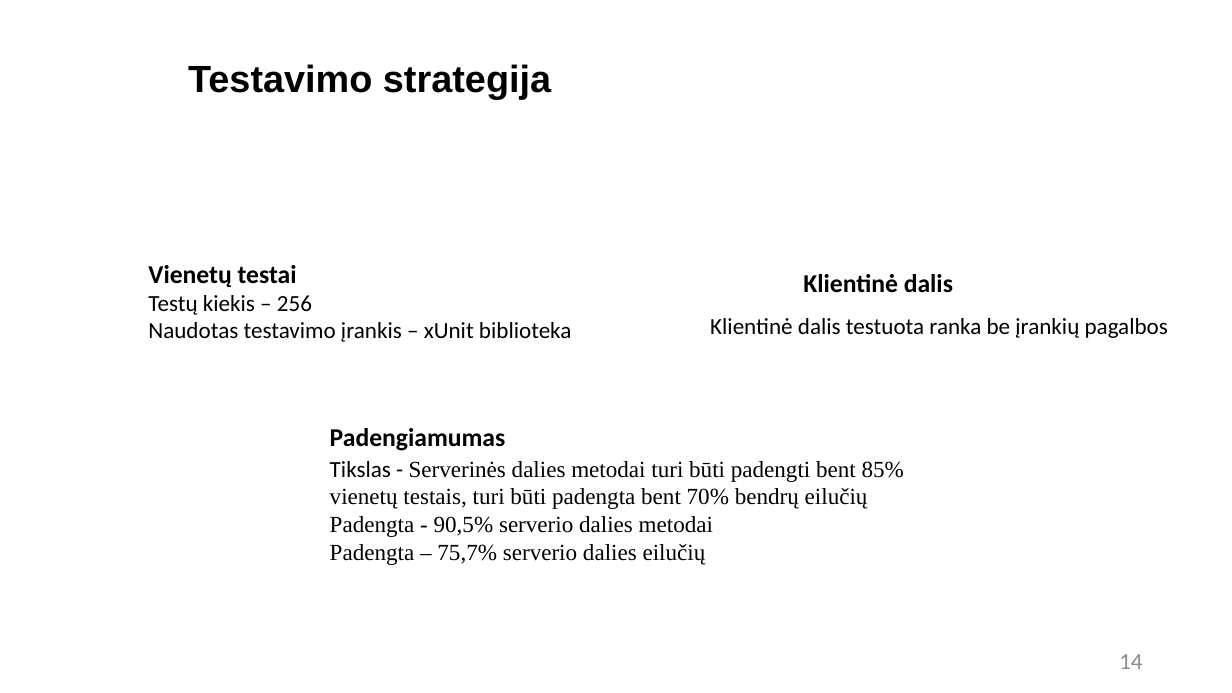
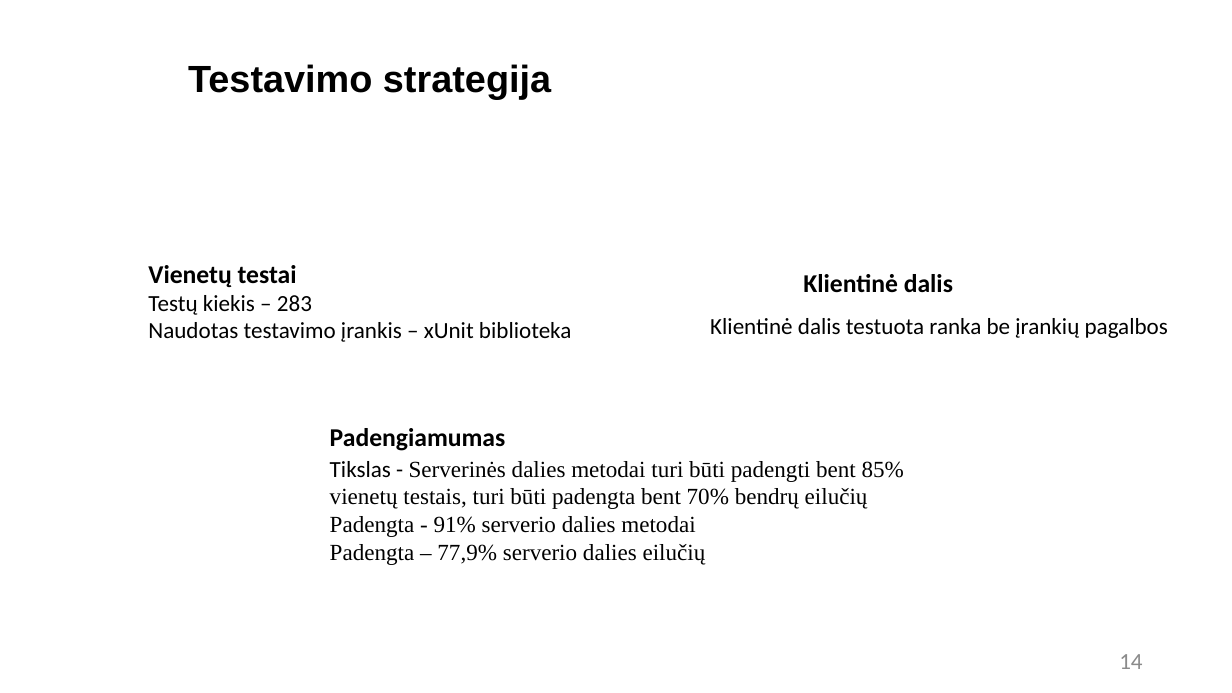
Before and after one commit to RedasNiuklys/Laisvalaikio-preki--dalinimosi-platforma, a slide deck: slide 15 of Office_stuff/Tarpinio Gynimo skaidrės.pptx. Drawn at 1232x693 pixels with LibreOffice and Linux fonts; fonts in the diff are those of the drawing; background and template pictures are left out. Boxes give left, top, right and bottom in pixels: in the first picture for what was removed or moved away, otherwise in the second. Text is boxed around its words. In the diff, an @@ line names an element or a change of style, - is before the commit and + after.

```diff
--- a/Office_stuff/Tarpinio Gynimo skaidrės.pptx
+++ b/Office_stuff/Tarpinio Gynimo skaidrės.pptx
@@ text at [148,295,312,315]: text changed @@
-Testų kiekis – 256
+Testų kiekis – 283
@@ text at [330,516,706,565]: text changed @@
-Padengta - 90,5% serverio dalies metodai
-Padengta – 75,7% serverio dalies eilučių
+Padengta - 91% serverio dalies metodai
+Padengta – 77,9% serverio dalies eilučių
```
Also in this commit, not shown: 5 other slides changed, 59 other files.
